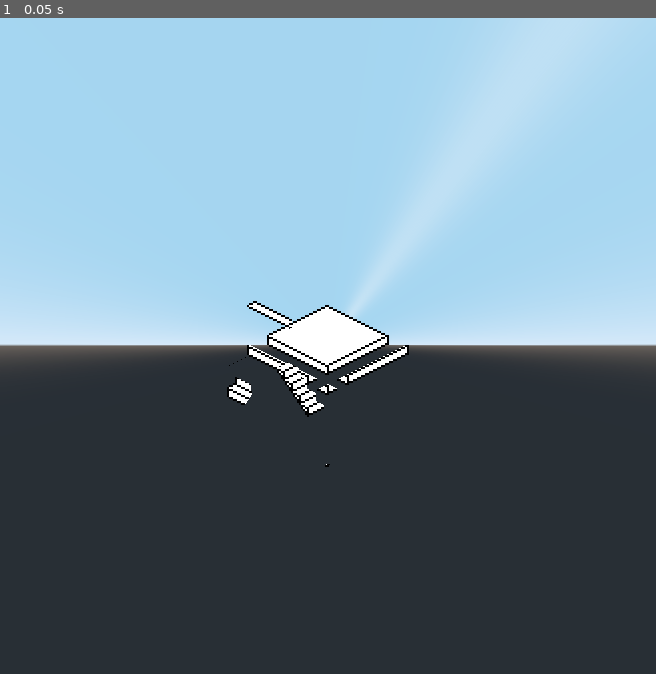
Above: before the commit, frame 1.
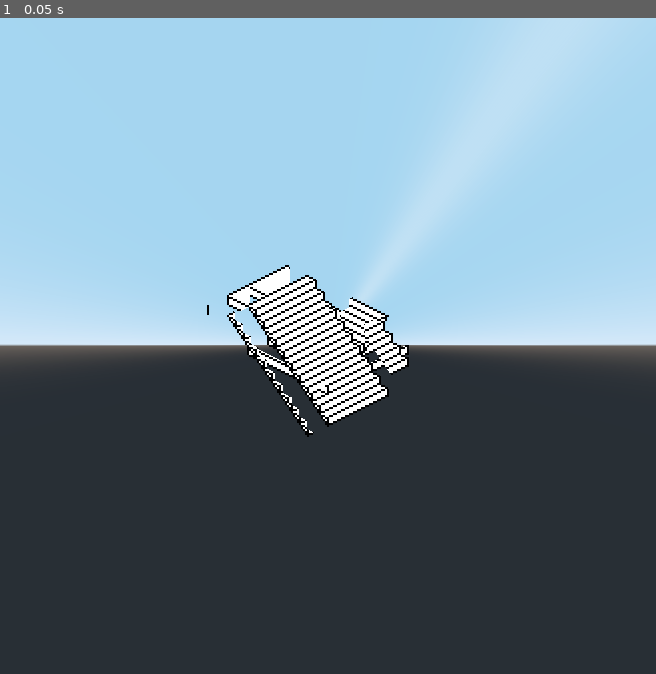
Above: after the commit, the same moment.

Repository: jlcarr/IsoMAZEtric
Game: Godot game, scene res://Main.tscn
The game is run twice, just before and just after one commit, with the same random seed, the same clock (stepped at 60 frames per second) and the same inputs.
Inputs:
- Up to frame 1 (0.05 s): no input

The runs differ from the first frame. In frame 1, 2.7% of the frame differs, in the area x 31-63%, y 37-69%.

Commit message:
Added levels singleton and fixed Platform mesh

Diff:
--- /dev/null
+++ b/src/Levels.gd
@@ -0,0 +1,69 @@
+extends Node
+
+const levels = [
+	{
+		"Name": "",
+		"HintText": "",
+		"ConstMap":
+			[
+				[
+					[1,1,1,1,1],
+					[1,1,1,1,1],
+					[1,1,1,1,2],
+					[1,1,1,1,1],
+					[1,1,1,1,2],
+				],
+				[
+					[0,0,0,0,0],
+					[0,0,0,0,2],
+					[0,4,0,0,0],
+					[5,0,3,0,0],
+					[0,2,0,0,0],
+				],
+				[
+					[5,0,0,0,2],
+					[0,0,0,0,0],
+					[4,0,0,0,0],
+					[0,0,0,0,0],
+					[0,0,0,0,0],
+				]
+			],
+		"GenFunc": ""
+	},
+	{
+		"Name": "",
+		"HintText": "",
+		"ConstMap":
+			[
+				[
+					[1,1,1,1,1],
+					[1,1,1,1,1],
+					[1,1,1,1,1],
+					[1,1,1,1,1],
+					[1,1,1,1,1],
+				],
+				[
+					[0,2,3,4,5],
+					[0,0,0,0,0],
+					[0,0,0,3,0],
+					[0,0,0,3,0],
+					[0,0,0,3,0],
+				],
+				[
+					[0,0,0,0,0],
+					[0,0,0,0,0],
+					[0,0,3,0,0],
+					[0,0,3,0,0],
+					[0,0,3,0,1],
+				],
+				[
+					[0,0,0,0,0],
+					[0,0,0,0,0],
+					[1,3,0,0,0],
+					[1,3,0,0,0],
+					[1,3,0,0,0],
+				],
+			],
+		"GenFunc": ""
+	}
+]
--- a/src/Main.gd
+++ b/src/Main.gd
@@ -1,13 +1,14 @@
 extends Spatial
+
+const Levels = preload("Levels.gd").levels
 
 # Load all the tiles
 #const Cube = preload("Tiles/Cube/Cube.tscn")
-const Cube = preload("Tiles/Platform/Platform.tscn")
-# const Platform = preload("Tiles/Platform.tscn")
+const Platform = preload("Tiles/Platform/Platform.tscn")
 const Staircase = preload("Tiles/StaircaseThin/StaircaseThin.tscn")
 var block_map = [
 	null,
-	Cube.instance(),
+	Platform.instance(),
 	Staircase.instance(),
 	Staircase.instance().set_dir(-1,1),
 	Staircase.instance().set_dir(1,-1),
@@ -18,64 +19,9 @@
 onready var player = self.find_node("Player")
 
 func _ready():
-	player.transform.origin = Vector3(0,4,0)
+	player.transform.origin = Vector3(0,1,0)
 
-	construct_level([
-		[
-			[1,1,1,1,1],
-			[1,1,1,1,1],
-			[1,1,1,1,2],
-			[1,1,1,1,1],
-			[1,1,1,1,2],
-		],
-		[
-			[0,0,0,0,0],
-			[0,0,0,0,2],
-			[0,4,0,0,0],
-			[5,0,3,0,0],
-			[0,2,0,0,0],
-		],
-		[
-			[5,0,0,0,2],
-			[0,0,0,0,0],
-			[4,0,0,0,0],
-			[0,0,0,0,0],
-			[0,0,0,0,0],
-		]
-	])
-
-	return
-
-	construct_level([
-		[
-			[1,1,1,1,1],
-			[1,1,1,1,1],
-			[1,1,1,1,1],
-			[1,1,1,1,1],
-			[1,1,1,1,1],
-		],
-		[
-			[1,2,3,4,5],
-			[0,0,0,0,0],
-			[0,0,0,3,6],
-			[0,0,0,3,6],
-			[0,0,0,3,6],
-		],
-		[
-			[0,0,0,0,0],
-			[0,0,0,0,0],
-			[0,0,3,0,0],
-			[0,0,3,0,0],
-			[0,0,3,0,0],
-		],
-		[
-			[0,0,0,0,0],
-			[0,0,0,0,0],
-			[0,3,0,0,0],
-			[0,3,0,0,0],
-			[0,3,0,0,0],
-		],
-	])
+	construct_level(Levels[1]["ConstMap"])
 
 
 func construct_level(level_array):
--- a/src/Tiles/Platform/Platform.tscn
+++ b/src/Tiles/Platform/Platform.tscn
@@ -6,6 +6,8 @@
 [ext_resource path="res://Tiles/Platform/Platform.gd" type="Script" id=4]
 
 [sub_resource type="BoxShape" id=1]
+margin = 0.1
+extents = Vector3( 1, 0.2, 1 )
 
 [sub_resource type="CubeMesh" id=2]
 
@@ -20,6 +22,7 @@
 script = ExtResource( 4 )
 
 [node name="CollisionShape" type="CollisionShape" parent="."]
+transform = Transform( 1, 0, 0, 0, 1, 0, 0, 0, 1, 0, 0.8, 0 )
 shape = SubResource( 1 )
 
 [node name="MeshInstance" type="MeshInstance" parent="."]
@@ -28,19 +31,16 @@
 material/0 = SubResource( 3 )
 
 [node name="MeshInstanceUnaltered" type="MeshInstance" parent="."]
-transform = Transform( 1, 0, 0, 0, 1, 0, 0, 0, 1, 0, 0.8, 0 )
 visible = false
 mesh = SubResource( 2 )
 material/0 = SubResource( 3 )
 
 [node name="PrimitiveMesh" type="MeshInstance" parent="."]
-transform = Transform( 1, 0, 0, 0, 1, 0, 0, 0, 1, 0, 0.8, 0 )
 visible = false
 mesh = SubResource( 2 )
 material/0 = ExtResource( 2 )
 
 [node name="UnshadedMesh" type="MeshInstance" parent="."]
-transform = Transform( 1, 0, 0, 0, 1, 0, 0, 0, 1, 0, 0.8, 0 )
 visible = false
 mesh = SubResource( 2 )
 material/0 = null
--- a/src/project.godot
+++ b/src/project.godot
@@ -17,6 +17,10 @@
 config/name="IsoMAZEtric"
 run/main_scene="res://Main.tscn"
 config/icon="res://icon.png"
+
+[autoload]
+
+Levels="*res://Levels.gd"
 
 [display]
 
